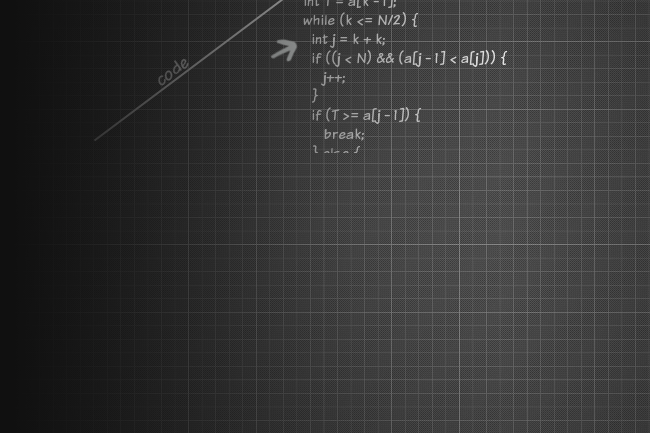
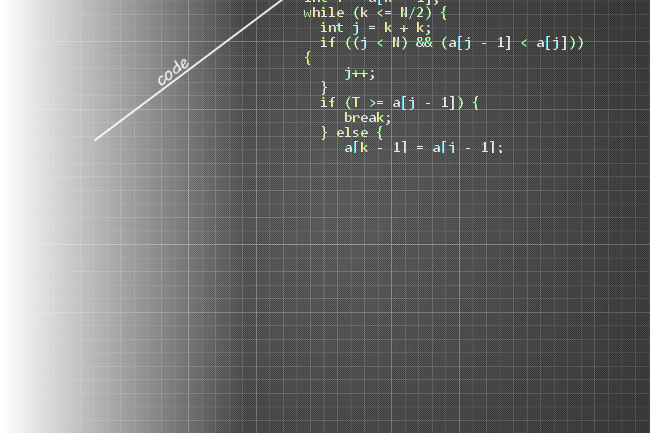
Two versions of the same layered image (w=650, h=433). Layer-by-layer changes:
added layer "Layer" above "gradient" over [left=0, top=0, right=245, bottom=433]
hid "gradient" over [left=0, top=0, right=504, bottom=433]
hid "Pasted Layer" over [left=270, top=38, right=298, bottom=63]
painted on "int T = a[k - 1]; ..." over [left=303, top=0, right=583, bottom=153]
